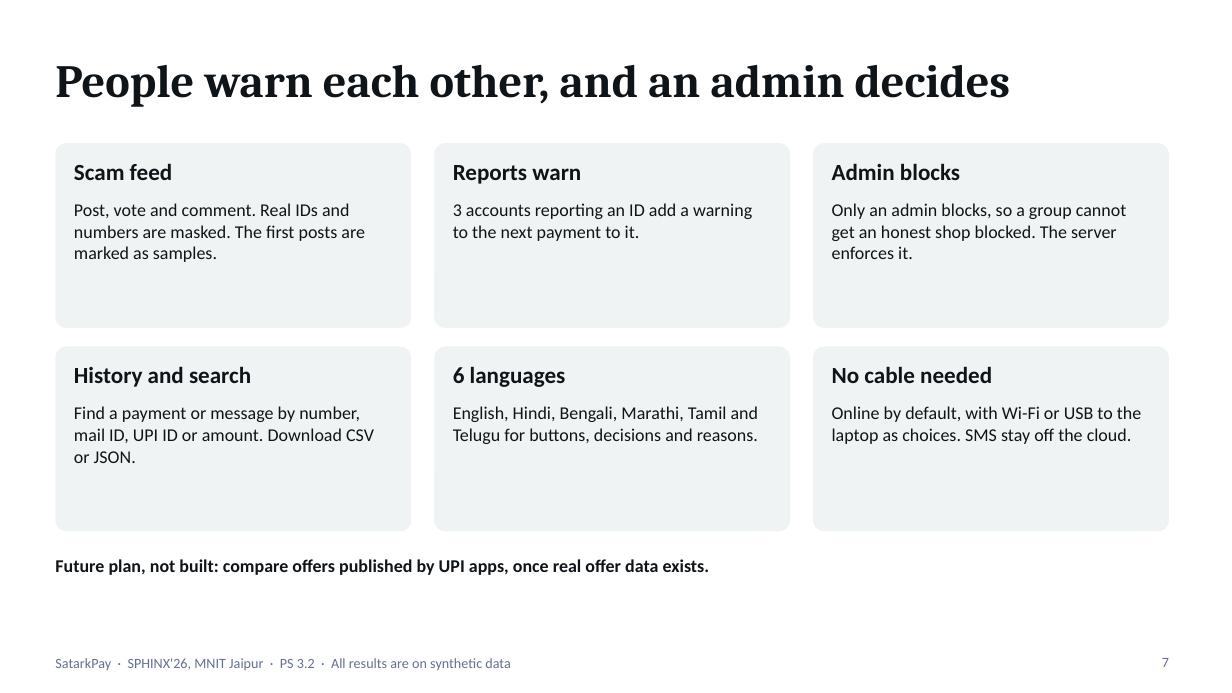
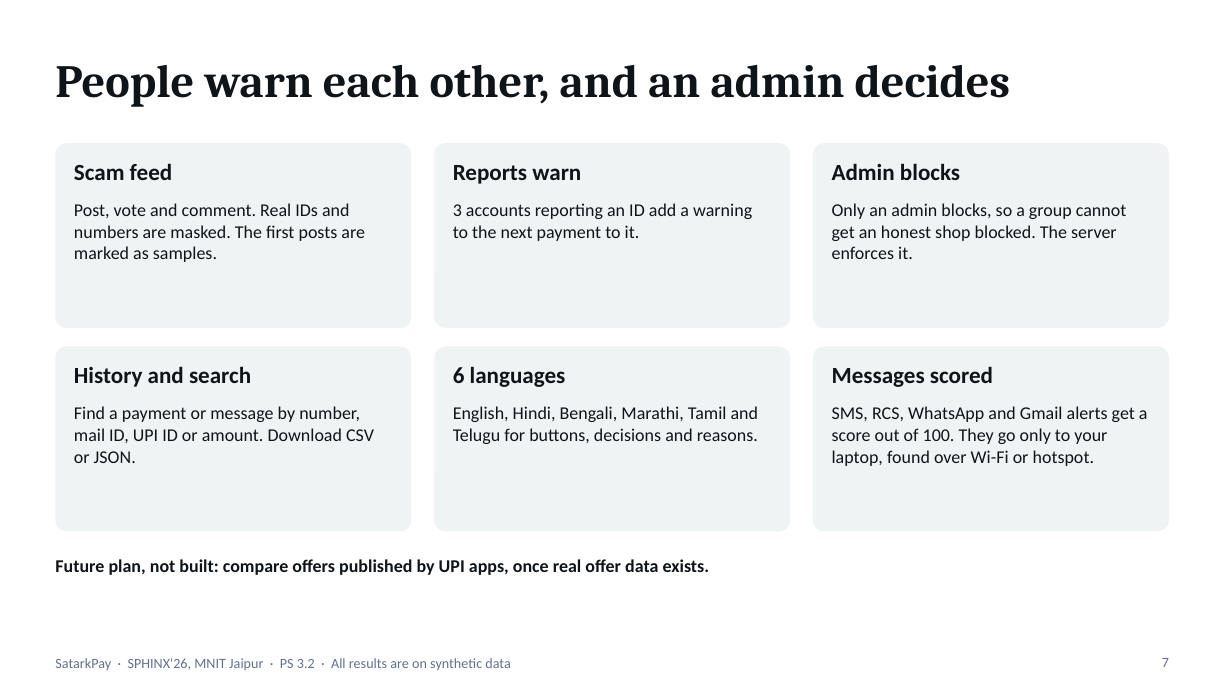
Before and after one commit to ajayyadav432/SatarkPay, a slide deck: slide 7 of docs/SatarkPay_Pitch.pptx. Drawn at 1232x693 pixels with LibreOffice and Linux fonts; fonts in the diff are those of the drawing. Boxes give left, top, right and bottom in pixels: in the first picture for what was removed or moved away, otherwise in the second. Text is boxed around its words. In the diff, an @@ line names an element or a change of style, - is before the commit and + after.

Commit message:
Update the deck, guides, README and screenshots for submission

```diff
--- a/docs/SatarkPay_Pitch.pptx
+++ b/docs/SatarkPay_Pitch.pptx
@@ text at (x1=832, y1=366, x2=993, y2=387): text changed @@
-No cable needed
+Messages scored
@@ text at (x1=832, y1=406, x2=1148, y2=466): text changed @@
-Online by default, with Wi-Fi or USB to the laptop as choices. SMS stay off the cloud.
+SMS, RCS, WhatsApp and Gmail alerts get a score out of 100. They go only to your laptop, found over Wi-Fi or hotspot.
```
Also in this commit, not shown: 5 other files.
